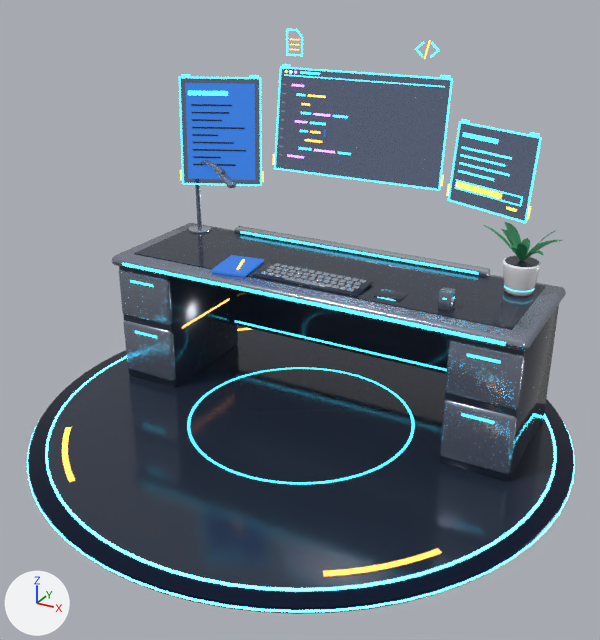
The glTF model assets/models/stations/writing_desk.glb: old version first, new version second.
The view is the same before and after, from a 50 mm camera at (1.93, -3.81, 2.39) aimed at (0.06, -0.42, 0.7). Every picture has the same lights, and +X, +Y and +Z are marked at lower left. The picture after the commit comes second. Vertices at exactly the same position are counted once.

Names of what the first picture shows: 'writing_desk'.
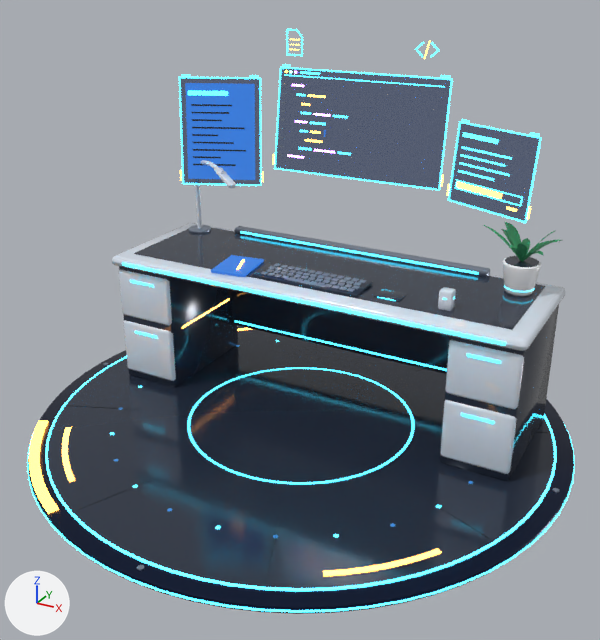
Changed parts and their boxes [x1, y1, x2, y2] in the pictures (600 x 640 px):
'writing_desk', surface changed, recoloured, reshaped
    both: [27, 29, 575, 614]
part 1 of me_writing_desk, added
    after: [29, 420, 59, 514]

The change, as a diff of the scene's bpy script:
```diff
--- a/assets/models/stations/writing_desk.glb.py
+++ b/assets/models/stations/writing_desk.glb.py
@@ mat_gloworange @@
 mat_gloworange.emission_color = (1.0, 0.38, 0.06)  # orange #ffa645
-mat_gloworange.emission_strength = 2.4
+mat_gloworange.emission_strength = 7.0
@@ mat_panel @@
 mat_panel = principled_material('Panel')
-mat_panel.base_color = (0.3, 0.34, 0.43)  # grey #959eaf
-mat_panel.metallic = 0.75
+mat_panel.base_color = (0.693, 0.761, 0.855)  # white #d9e2ee
 mat_panel.roughness = 0.22
@@ mat_glowcyant2 @@
+mat_glowcyant2 = principled_material('GlowCyanT2')
+mat_glowcyant2.base_color = (0.05, 0.72, 1.0)  # cyan #3fddff
+mat_glowcyant2.roughness = 0.3
+mat_glowcyant2.emission_color = (0.05, 0.72, 1.0)  # cyan #3fddff
+mat_glowcyant2.emission_strength = 5.0
@@ mat_glowambert2 @@
+mat_glowambert2 = principled_material('GlowAmberT2')
+mat_glowambert2.base_color = (1.0, 0.33, 0.045)  # orange #ff9b3c
+mat_glowambert2.roughness = 0.3
+mat_glowambert2.emission_color = (1.0, 0.33, 0.045)  # orange #ff9b3c
+mat_glowambert2.emission_strength = 8.0
@@ mat_seam @@
+mat_seam = principled_material('Seam')
+mat_seam.base_color = (0.002, 0.003, 0.006)  # black #070a12
+mat_seam.metallic = 0.3
+mat_seam.roughness = 0.6
@@ mat_keys @@
+mat_keys = principled_material('Keys')
+mat_keys.base_color = (0.02, 0.03, 0.05)  # dark blue #27303f
+mat_keys.roughness = 0.4
+mat_keys.emission_color = (0.03, 0.24, 0.6)  # blue #3086cb
+mat_keys.emission_strength = 1.0
@@ me_writing_desk @@
 # used by ob_writing_desk; location = (0.0, 0.0, 0.0)
-me_writing_desk.from_pydata(...)  # 5817 vertices, 10783 faces; spans x -1.45..1.45, y -1.75..1.15, z 0.0..2.03
+me_writing_desk.from_pydata(...)  # 6541 vertices, 12083 faces; spans x -1.45..1.45, y -1.75..1.15, z 0.0..2.03
+# me_writing_desk part 1: a new loose piece of 44 vertices spanning x -1.25..-0.59, y -1.61..-1.0, z 0.04..0.05, in mat_glowambert2 (orange #ff9b3c, glowing orange #ff9b3c)
+# other edits to the shape of me_writing_desk do not show in these pictures
 me_writing_desk.materials.append(mat_padrim)
@@ me_writing_desk @@
 me_writing_desk.materials.append(mat_leaf)
+me_writing_desk.materials.append(mat_keys)  # dark blue #27303f, glowing blue #3086cb
+me_writing_desk.materials.append(mat_glowcyant2)  # cyan #3fddff, glowing cyan #3fddff
+me_writing_desk.materials.append(mat_seam)  # black #070a12
+me_writing_desk.materials.append(mat_glowambert2)  # orange #ff9b3c, glowing orange #ff9b3c
```
